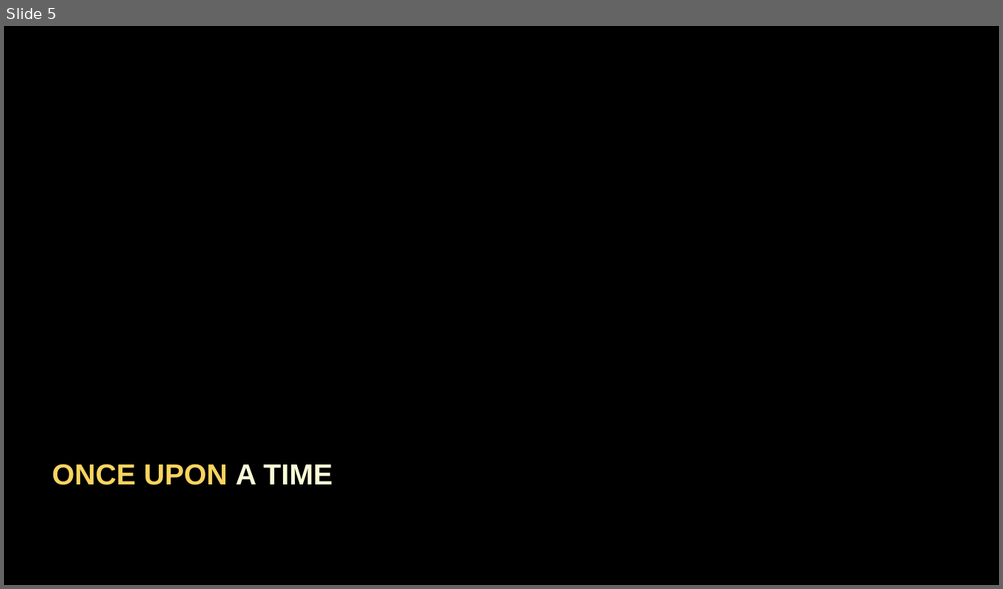
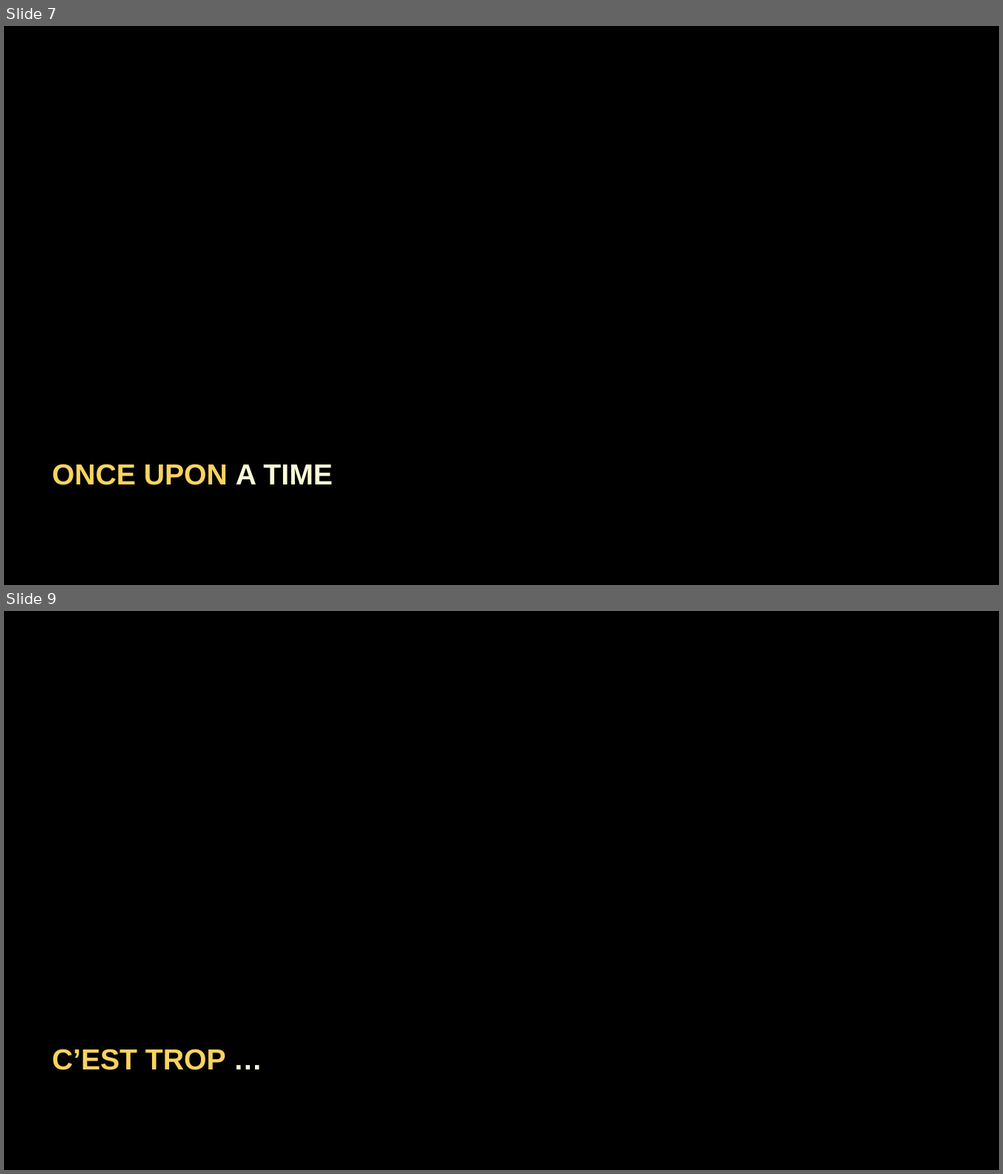
Before and after one commit to tpierrain/talk-de-l-autre-cote-du-miroir, a slide deck: DeLAutreCoteDuMiroir.pptx. Shown one above the other, each under a label of ours: slide 5 before the commit, slides 7 and 9 after it; the slides between them are not shown. The pictures are 1003x589 and 1003x1174 pixels, drawn with LibreOffice and Linux fonts; fonts in the diff are those of the drawing; background and template pictures are left out. Boxes give left, top, right and bottom in pixels: in the first picture for what was removed or moved away, otherwise in the second. Text is boxed around its words. In the diff, an @@ line names an element or a change of style, - is before the commit and + after.

```diff
--- a/DeLAutreCoteDuMiroir.pptx
+++ b/DeLAutreCoteDuMiroir.pptx
@@ slide 9 added at [4,611,999,1170], background picture (left out) @@
@@ rectangle added at [4,1006,999,1111], fill #000000 at 86% opacity @@
@@ text added at [52,1049,226,1071], 28 pt, text #F9D45F, bold @@
+C’EST TROP …
@@ what was slide 5 is now slide 7 @@
```
Also in this commit, not shown: 3 slides changed, 4 other slides added, 4 other files.
